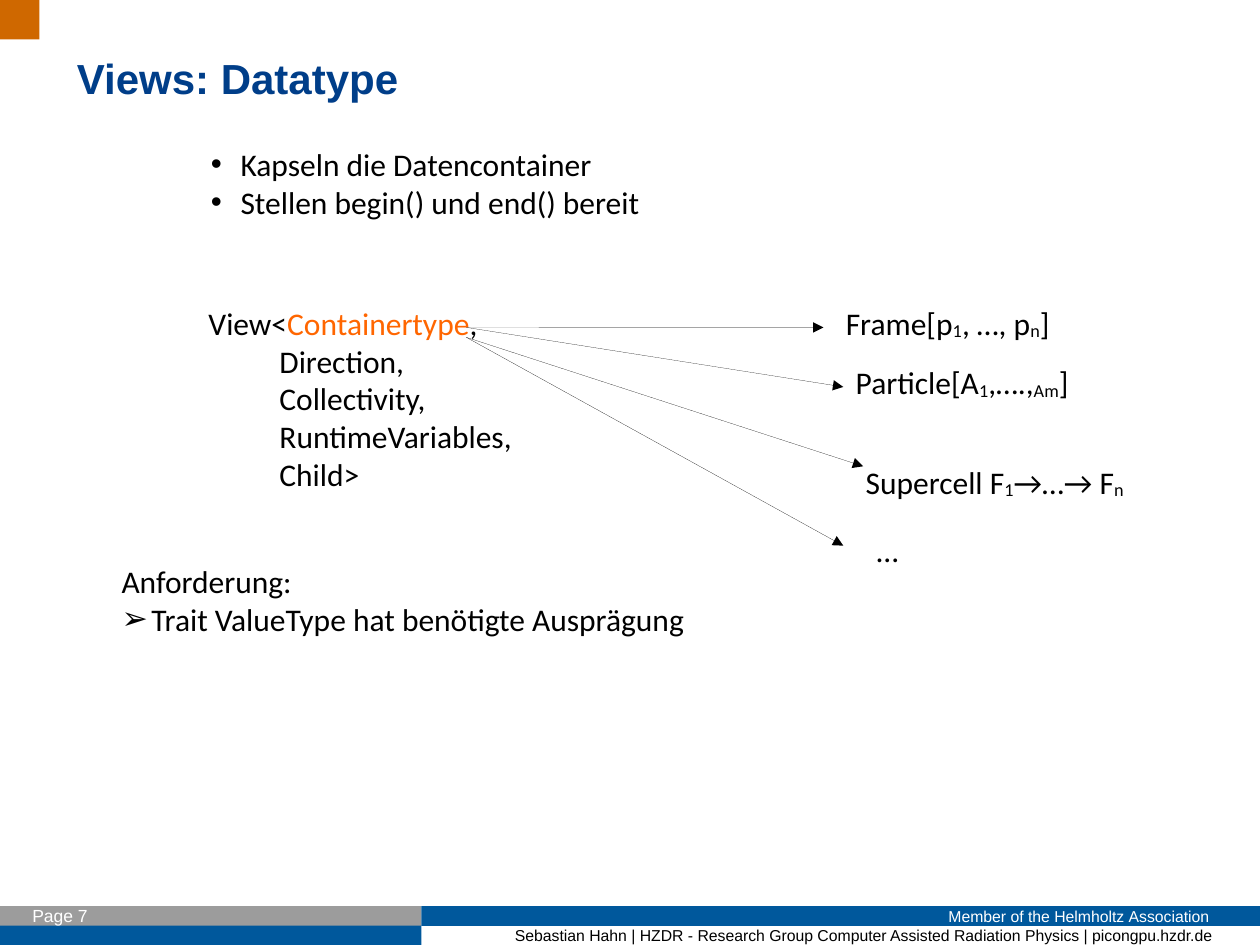
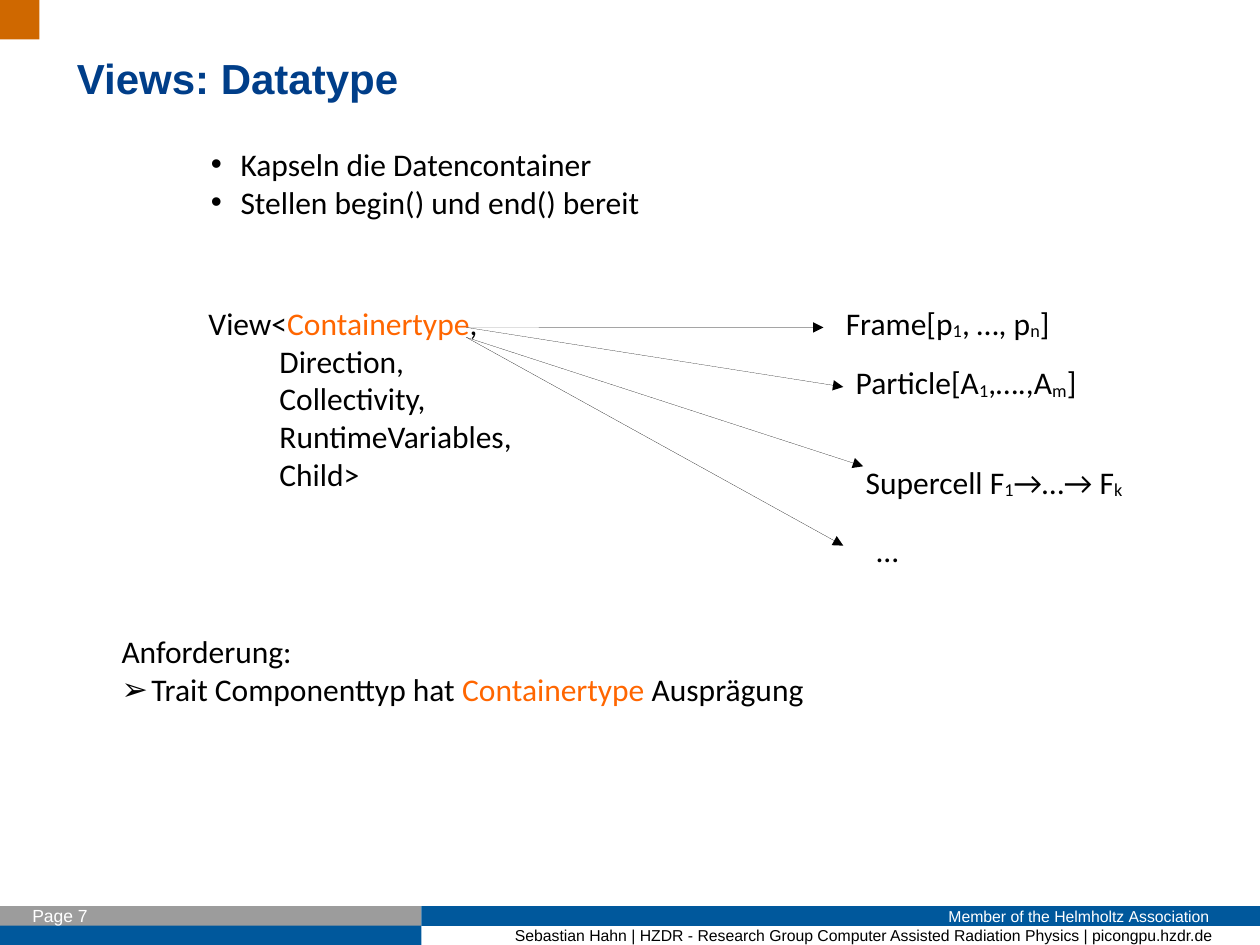
Before and after one commit to Fettpet/DeepIterator, a slide deck: slide 7 of Presi/2017_01_16_Intro.odp. Drawn at 1260x945 pixels with LibreOffice and Linux fonts; fonts in the diff are those of the drawing; background and template pictures are left out. Boxes give left, top, right and bottom in pixels: in the first picture for what was removed or moved away, otherwise in the second. Text is boxed around its words. In the diff, an @@ line names an element or a change of style, - is before the commit and + after.

Commit message:
1. Rename Valuetype to Componenttype 2. add shared memory to Iteratortest in main. change presentation

```diff
--- a/Presi/2017_01_16_Intro.odp
+++ b/Presi/2017_01_16_Intro.odp
@@ text "Particle[A1,….,Am]" at <box>856,371,979,399</box>: now on the baseline in "Particle[A1,….,Am]" @@
@@ text "Anforderung:": place and size @@
-text "Anforderung:" at <box>122,571,684,637</box>
+text "Anforderung:" at <box>122,641,804,707</box>
@@ text at <box>151,679,804,707</box>: text changed @@
-➢ Trait ValueType hat benötigte Ausprägung
+➢ Trait Componenttyp hat Containertype Ausprägung
```
Also in this commit, not shown: 2 other slides changed, 6 other files.
